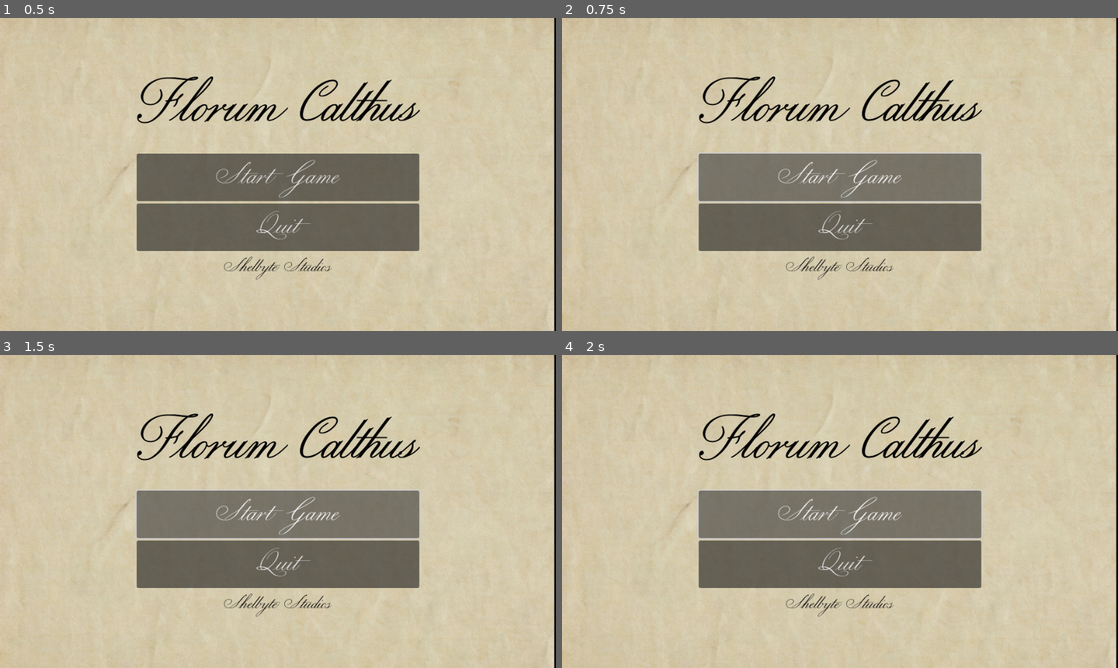
Above: before the commit, frames 1-4 (two rows, left to right).
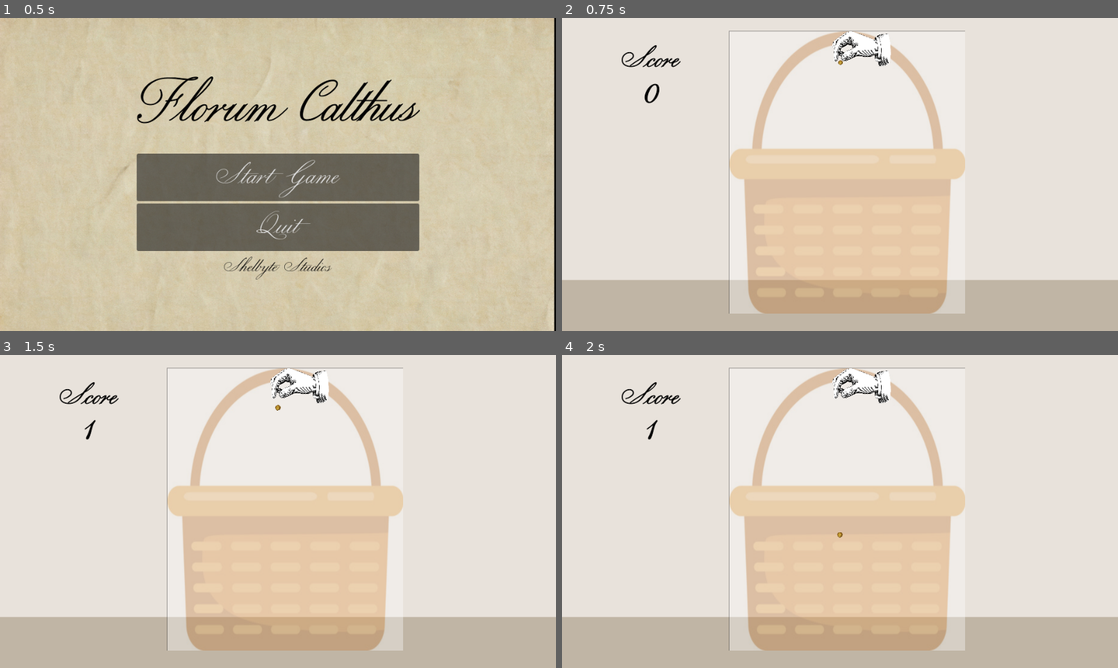
Above: after the commit, the same moments.

Repository: ClebMartin/GMTKGameJam2025
Game: Godot game, scene res://scenes/mainMenu.tscn
The game is run twice, just before and just after one commit, with the same random seed, the same clock (stepped at 60 frames per second) and the same inputs.
Inputs (mouse positions are in pixels of both pictures, inside the frame that each line leads up to):
- Up to frame 1 (0.5 s): no input
- Up to frame 2 (0.75 s): click "Start Game" at 0.5 s
- Up to frame 3 (1.5 s): click (278, 514) at 1.25 s, where only the run before the commit has a clickable "Start Game"
- Up to frame 4 (2 s): no input

Frame 1 is identical in both runs. In frame 2, 84% of the frame differs, in the area x 0-100%, y 0-100%; in frame 3, 84%; in frame 4, 84%.
Error before the commit: Parse Error: Could not preload resource file "res://scenes/droppables/leaf.tscn". (res://scripts/main_menu.gd:4)

Commit message:
update graphics

Diff:
--- a/gmtk-game-jam-2025/scenes/droppables/carnation.tscn
+++ b/gmtk-game-jam-2025/scenes/droppables/carnation.tscn
@@ -7,20 +7,22 @@
 bounce = 0.2
 
 [sub_resource type="CapsuleShape2D" id="CapsuleShape2D_p7eyx"]
-radius = 34.0
-height = 68.0
+radius = 36.0
+height = 72.0
 
 [node name="Carnation" type="RigidBody2D"]
 physics_material_override = SubResource("PhysicsMaterial_254dx")
+gravity_scale = 0.5
 max_contacts_reported = 1
+angular_velocity = 3.14159
 script = ExtResource("1_ght7o")
 
-[node name="Sprite2D" type="Sprite2D" parent="."]
+[node name="Carnation" type="Sprite2D" parent="."]
 position = Vector2(-1.14441e-05, -3.8147e-06)
 scale = Vector2(0.152204, 0.152204)
 texture = ExtResource("2_ght7o")
 
 [node name="CollisionShape2D" type="CollisionShape2D" parent="."]
-shape = SubResource("CircleShape2D_ght7o")
+shape = SubResource("CapsuleShape2D_p7eyx")
 
 [connection signal="body_entered" from="." to="." method="_on_body_entered"]
--- a/gmtk-game-jam-2025/scenes/droppables/leaf.tscn
+++ b/gmtk-game-jam-2025/scenes/droppables/leaf.tscn
@@ -1,23 +1,29 @@
-[gd_scene load_steps=5 format=3 uid="uid://b6dhhmlqwps0j"]
+[gd_scene load_steps=5 format=3 uid="uid://dkhoj1k2tikch"]
 
 [ext_resource type="Script" uid="uid://dnx8a8x3gwhgg" path="res://scripts/leaf.gd" id="1_e748q"]
-[ext_resource type="Texture2D" uid="uid://bpawxcvvse6mh" path="res://assets/sprites/leaf_botannical.png" id="2_e748q"]
+[ext_resource type="Texture2D" uid="uid://coshgaemn2pao" path="res://assets/sprites/leaf.png" id="2_e748q"]
 
-[sub_resource type="PhysicsMaterial" id="PhysicsMaterial_bg318"]
+[sub_resource type="PhysicsMaterial" id="PhysicsMaterial_254dx"]
 bounce = 0.2
 
-[sub_resource type="CapsuleShape2D" id="CapsuleShape2D_m4twh"]
-radius = 14.1421
-height = 46.669
+[sub_resource type="CapsuleShape2D" id="CapsuleShape2D_p7eyx"]
+radius = 18.0
+height = 36.0
 
 [node name="Leaf" type="RigidBody2D"]
-physics_material_override = SubResource("PhysicsMaterial_bg318")
+physics_material_override = SubResource("PhysicsMaterial_254dx")
+gravity_scale = 0.5
+max_contacts_reported = 1
+angular_velocity = 3.14159
 script = ExtResource("1_e748q")
 
 [node name="Sprite2D" type="Sprite2D" parent="."]
-position = Vector2(0, -1)
-scale = Vector2(0.146119, 0.146119)
+position = Vector2(0, 2)
+rotation = 3.14159
+scale = Vector2(0.170034, 0.170034)
 texture = ExtResource("2_e748q")
 
 [node name="CollisionShape2D" type="CollisionShape2D" parent="."]
-shape = SubResource("CircleShape2D_e748q")
+shape = SubResource("CapsuleShape2D_p7eyx")
+
+[connection signal="body_entered" from="." to="." method="_on_body_entered"]
--- a/gmtk-game-jam-2025/scenes/droppables/leaf_prestige.tscn
+++ b/gmtk-game-jam-2025/scenes/droppables/leaf_prestige.tscn
@@ -2,7 +2,7 @@
 
 [ext_resource type="Shader" uid="uid://diacvormsr5mw" path="res://assets/shaders/Moving-Rainbow-Gradient.gdshader" id="1_cm1w1"]
 [ext_resource type="Script" uid="uid://lkpmtkaijgbk" path="res://scripts/leaf_prestige.gd" id="2_38e6y"]
-[ext_resource type="Texture2D" uid="uid://bpawxcvvse6mh" path="res://assets/sprites/leaf_botannical.png" id="2_cm1w1"]
+[ext_resource type="Texture2D" uid="uid://coshgaemn2pao" path="res://assets/sprites/leaf.png" id="3_cm1w1"]
 
 [sub_resource type="ShaderMaterial" id="ShaderMaterial_38e6y"]
 shader = ExtResource("1_cm1w1")
@@ -29,11 +29,11 @@
 script = ExtResource("2_38e6y")
 
 [node name="Sprite2D" type="Sprite2D" parent="."]
-material = SubResource("ShaderMaterial_cm1w1")
+material = SubResource("ShaderMaterial_2liin")
 position = Vector2(-1, 0)
-rotation = -3.14159
+rotation = 3.14159
 scale = Vector2(0.170034, 0.170034)
-texture = ExtResource("2_cm1w1")
+texture = ExtResource("3_cm1w1")
 
 [node name="CollisionShape2D" type="CollisionShape2D" parent="."]
 position = Vector2(-1, -1)
--- a/gmtk-game-jam-2025/scenes/droppables/rose_prestige.tscn
+++ b/gmtk-game-jam-2025/scenes/droppables/rose_prestige.tscn
@@ -24,7 +24,7 @@
 
 [node name="Sprite2D" type="Sprite2D" parent="."]
 material = SubResource("ShaderMaterial_vrfef")
-position = Vector2(-1, -13)
+position = Vector2(-1, -3)
 scale = Vector2(0.238839, 0.238839)
 texture = ExtResource("2_ivqlj")
 
--- a/gmtk-game-jam-2025/scenes/droppables/seed_prestige.tscn
+++ b/gmtk-game-jam-2025/scenes/droppables/seed_prestige.tscn
@@ -14,8 +14,8 @@
 shader_parameter/angle = 0.0
 
 [sub_resource type="CapsuleShape2D" id="CapsuleShape2D_p7eyx"]
-radius = 15.0
-height = 40.0
+radius = 5.0
+height = 10.0
 
 [node name="Seed_Prestige" type="RigidBody2D"]
 physics_material_override = SubResource("PhysicsMaterial_254dx")
--- a/gmtk-game-jam-2025/scenes/droppables/sunflower_prestige.tscn
+++ b/gmtk-game-jam-2025/scenes/droppables/sunflower_prestige.tscn
@@ -14,8 +14,8 @@
 shader_parameter/angle = 45.0
 
 [sub_resource type="CapsuleShape2D" id="CapsuleShape2D_p7eyx"]
-radius = 84.0
-height = 168.0
+radius = 115.0
+height = 230.0
 
 [node name="Sunflower_Prestige" type="RigidBody2D"]
 physics_material_override = SubResource("PhysicsMaterial_254dx")
--- a/gmtk-game-jam-2025/scenes/game.tscn
+++ b/gmtk-game-jam-2025/scenes/game.tscn
@@ -64,6 +64,7 @@
 [node name="BackgroundMusic" parent="." instance=ExtResource("5_iywne")]
 
 [node name="BackgroundSounds" parent="." instance=ExtResource("6_p57ef")]
+
 [node name="TexturePaper" type="Sprite2D" parent="."]
 visible = false
 self_modulate = Color(1, 1, 1, 0.137255)
--- a/gmtk-game-jam-2025/scenes/player.tscn
+++ b/gmtk-game-jam-2025/scenes/player.tscn
@@ -3,7 +3,7 @@
 [ext_resource type="Script" uid="uid://c1ixd77bw22cn" path="res://scripts/player.gd" id="1_3vyb7"]
 [ext_resource type="Texture2D" uid="uid://b8ndxhpasyptd" path="res://assets/sprites/hand.png" id="2_y4r1p"]
 [ext_resource type="Texture2D" uid="uid://dwav2g2fhlsfl" path="res://assets/sprites/seed.png" id="4_qlg0r"]
-[ext_resource type="Texture2D" uid="uid://bpawxcvvse6mh" path="res://assets/sprites/leaf_botannical.png" id="4_y4r1p"]
+[ext_resource type="Texture2D" uid="uid://coshgaemn2pao" path="res://assets/sprites/leaf.png" id="4_y4r1p"]
 [ext_resource type="Texture2D" uid="uid://daapepie3qhbt" path="res://assets/sprites/daisy.png" id="5_fjrip"]
 [ext_resource type="Texture2D" uid="uid://bw8s21ey2w0or" path="res://assets/sprites/carnation_bottanical.png" id="6_y4r1p"]
 [ext_resource type="Texture2D" uid="uid://br8e7jioko3qp" path="res://assets/sprites/bluebonnet.png" id="7_fjrip"]
Not shown: 1 places in gmtk-game-jam-2025/scenes/droppables/carnation.tscn that only renumber resources
Not shown: 2 places in gmtk-game-jam-2025/scenes/droppables/carnation_prestige.tscn that only renumber resources
Not shown: 1 places in gmtk-game-jam-2025/scenes/droppables/daisy.tscn that only renumber resources
Not shown: 1 places in gmtk-game-jam-2025/scenes/droppables/leaf_prestige.tscn that only renumber resources
Not shown: 1 places in gmtk-game-jam-2025/scenes/game.tscn that only renumber resources
